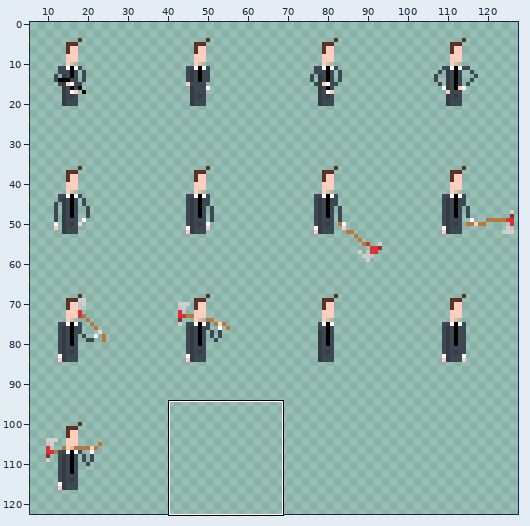
A sprite sheet gets an edit: Assets/Resources/Visual/Manager/Upper/shit-just-got-real.png. Above: a wide view before the commit, with the close-up outlined.
Close-up. As it was:
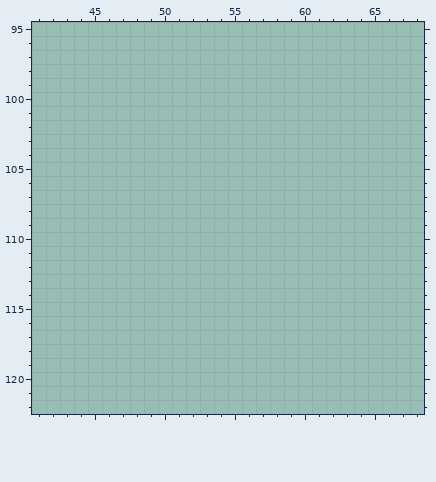
The file is 128x128 pixels. Colours within 5 levels of each other are drawn and written as one. Shown: x 41..68, y 95..122. The wide view leaves out empty margins.
Palette (. is transparent): 
The same view after the edit:
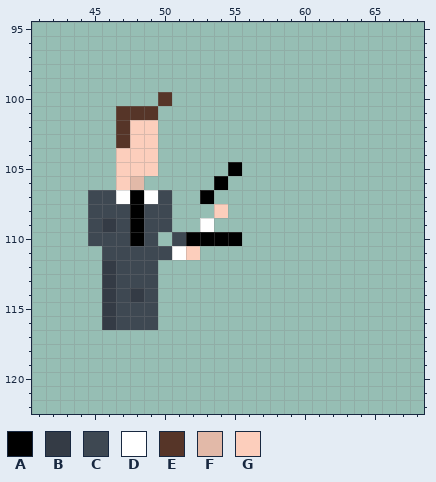
Colours new in this view: A #000000  B #343b45  C #3e4852  D #ffffff  E #563528  F #e2b9a8  G #fccebc
From old to new:
The author put colour A in row 105 at x 55; in row 106 at x 54; in row 107 at x 48 and 53; in rows 108 to 109 at x 48; in row 110 at x 48 and 52 to 55.
The author put colour B in row 109 at x 46; in rows 112 to 113 at x 46; in row 114 at x 46 and 48; in rows 115 to 116 at x 46.
The author put colour C in row 107 at x 45 to 46 and 50; in row 108 at x 45 to 47 and 49 to 50; in row 109 at x 45, 47 and 49 to 50; in row 110 at x 45 to 47, 49 and 51; in row 111 at x 46 to 50; in rows 112 to 113 at x 47 to 49.
The author put colour C in row 114 at x 47 and 49; in rows 115 to 116 at x 47 to 49.
The author put colour D in row 107 at x 47 and 49; in row 109 at x 53; in row 111 at x 51.
The author put colour E in row 100 at x 50; in row 101 at x 47 to 49; in rows 102 to 103 at x 47.
The author put colour F in row 106 at x 48.
The author put colour G in rows 102 to 103 at x 48 to 49; in rows 104 to 105 at x 47 to 49; in row 106 at x 47; in row 108 at x 54; in row 111 at x 52.
Where, in picture pixels (left, top, right, bottom), the same in both close-ups:
added: (88, 92, 242, 330)
